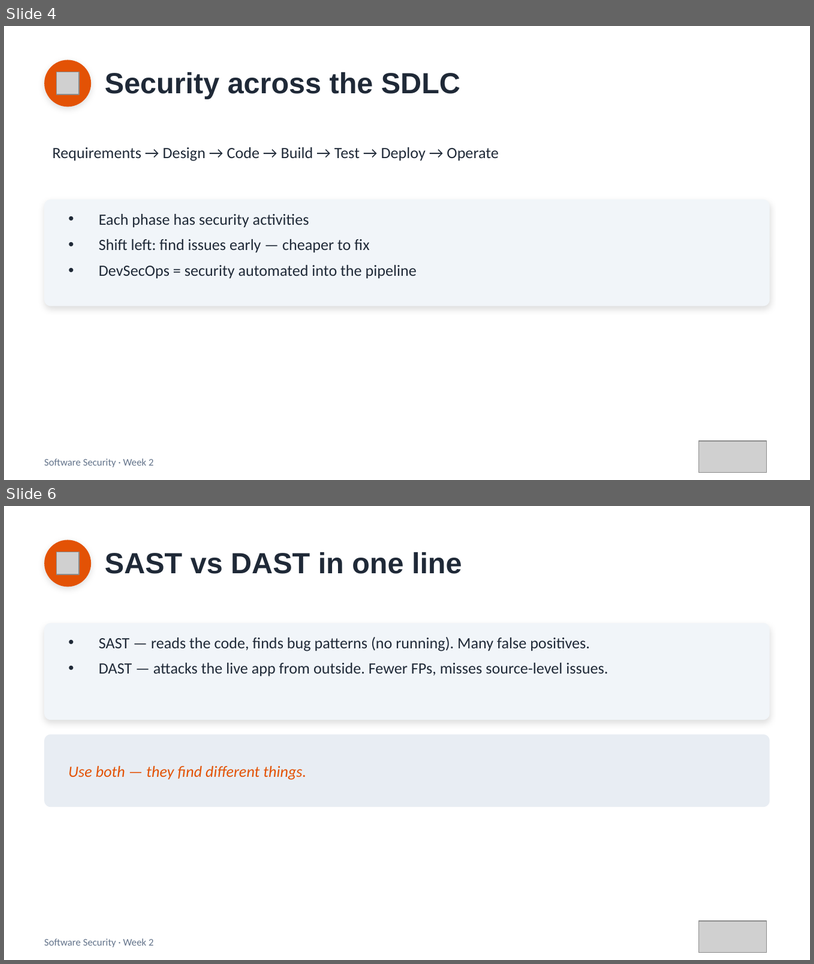
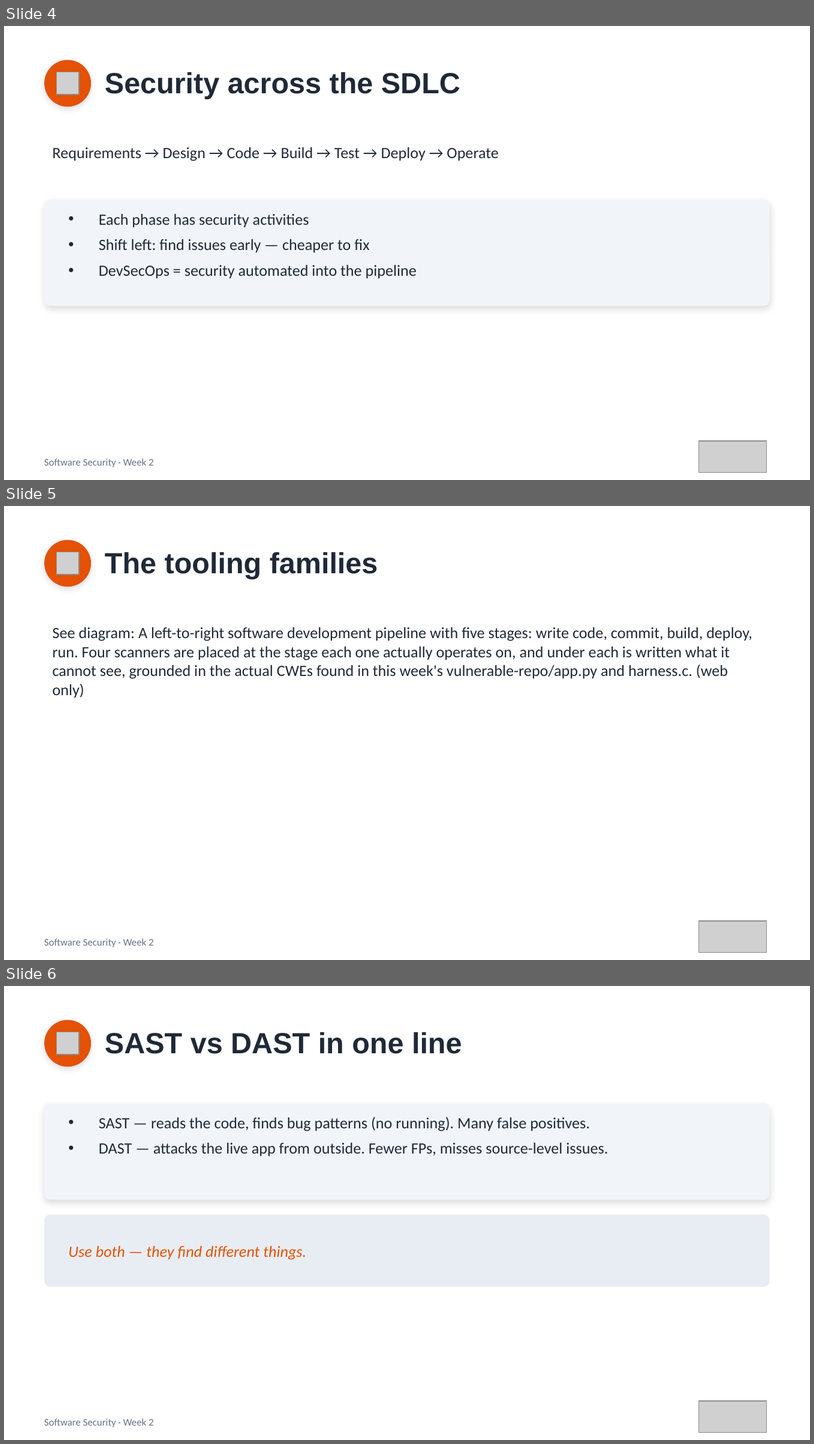
Before and after one commit to 6531503085Sutapat/software-security, a slide deck: slides/pptx/week02.pptx. Shown one above the other, each under a label of ours: slides 4 and 6 before the commit, slides 4, 5 and 6 after it; the slides between them are not shown. The pictures are 814x964 and 814x1444 pixels, drawn with LibreOffice and Linux fonts; fonts in the diff are those of the drawing; grey boxes stand for pictures. Boxes give left, top, right and bottom in pixels: in the first picture for what was removed or moved away, otherwise in the second. Text is boxed around its words. In the diff, an @@ line names an element or a change of style, - is before the commit and + after.

```diff
--- a/slides/pptx/week02.pptx
+++ b/slides/pptx/week02.pptx
@@ slide 5 added at (4,506,810,960), background #FFFFFF @@
@@ ellipse added at (44,540,91,586), fill #E35205 @@
@@ picture added at (56,552,79,574) @@
@@ text added at (105,552,378,579), 26 pt, text #1F2937, bold @@
+The tooling families
@@ text added at (53,627,753,698), 14 pt, text #1F2937 @@
+See diagram: A left-to-right software development pipeline with five stages: write code, commit, build, deploy, run. Four scanners are placed at the stage each one actually operates on, and under each is written what it cannot see, grounded in the actual CWEs found in this week's vulnerable-repo/app.py and harness.c. (web only)
@@ picture added at (699,921,767,952) @@
@@ text added at (44,938,154,947), 9 pt, text #64748B @@
+Software Security · Week 2
```
Also in this commit, not shown: 2 other slides added, 1 slide removed, 7 other files.
